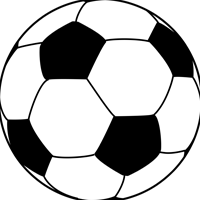
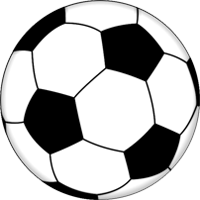
Layer changes from the first (200, 200) image to the second:
added layer "Camada 2" above "Camada 1" over <box>0,0,200,200</box>
hid "Camada 1" over <box>0,0,200,200</box>
